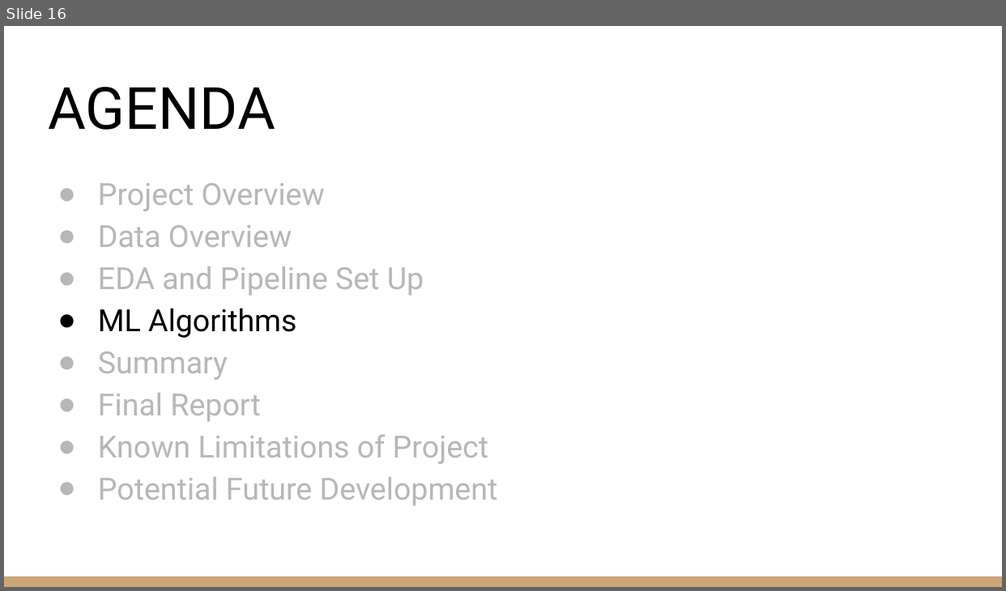
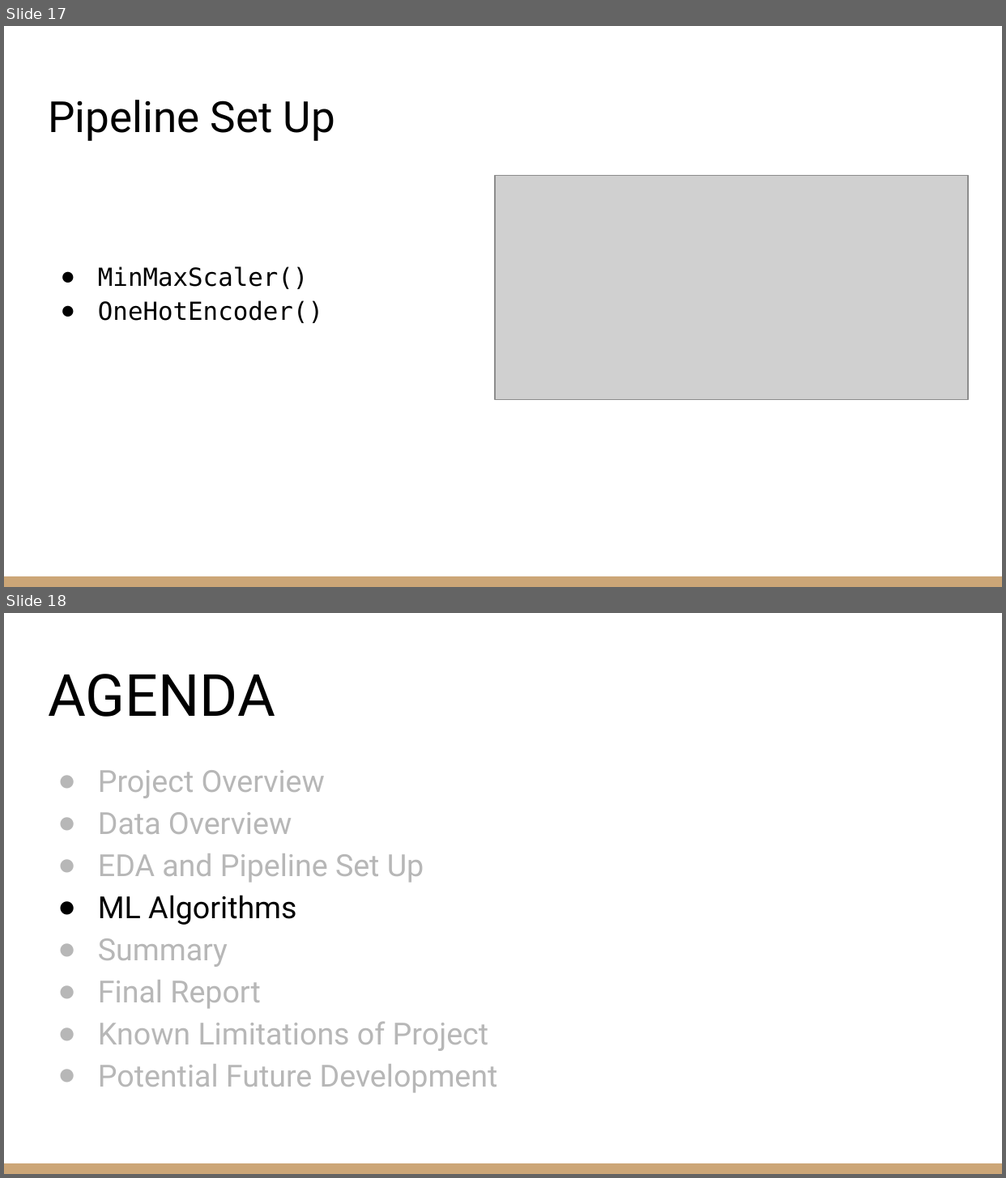
Before and after one commit to zachcarlson/HeartAttackPredictor, a slide deck: documents/DSCI 631 Final Project Presentation.pptx. Shown one above the other, each under a label of ours: slide 16 before the commit, slides 17 and 18 after it. The pictures are 1006x591 and 1006x1178 pixels, drawn with LibreOffice and Linux fonts; fonts in the diff are those of the drawing; grey boxes stand for pictures. Boxes give left, top, right and bottom in pixels: in the first picture for what was removed or moved away, otherwise in the second. Text is boxed around its words. In the diff, an @@ line names an element or a change of style, - is before the commit and + after.

```diff
--- a/documents/DSCI 631 Final Project Presentation.pptx
+++ b/documents/DSCI 631 Final Project Presentation.pptx
@@ slide 17 added at [4, 26, 1002, 587], background #FFFFFF; not listed: 1 template element that a slide beside it also shows @@
@@ title added at [48, 100, 335, 141], 31 pt, text #000000 @@
+Pipeline Set Up
@@ picture added at [495, 176, 968, 400] @@
@@ text added at [98, 267, 323, 323], 18 pt, text #000000 @@
+● MinMaxScaler()
+● OneHotEncoder()
@@ what was slide 16 is now slide 18 @@
```
Also in this commit, not shown: 4 slides changed, 1 other slide added, 3 other files.
